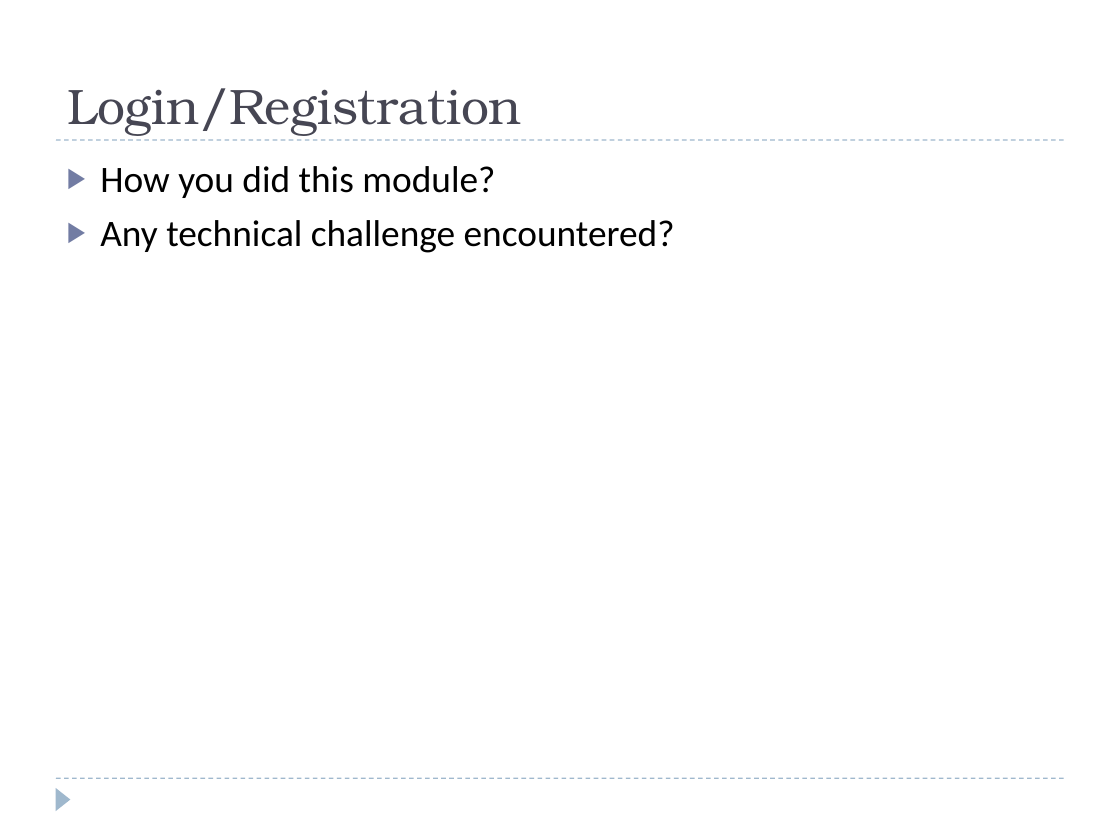
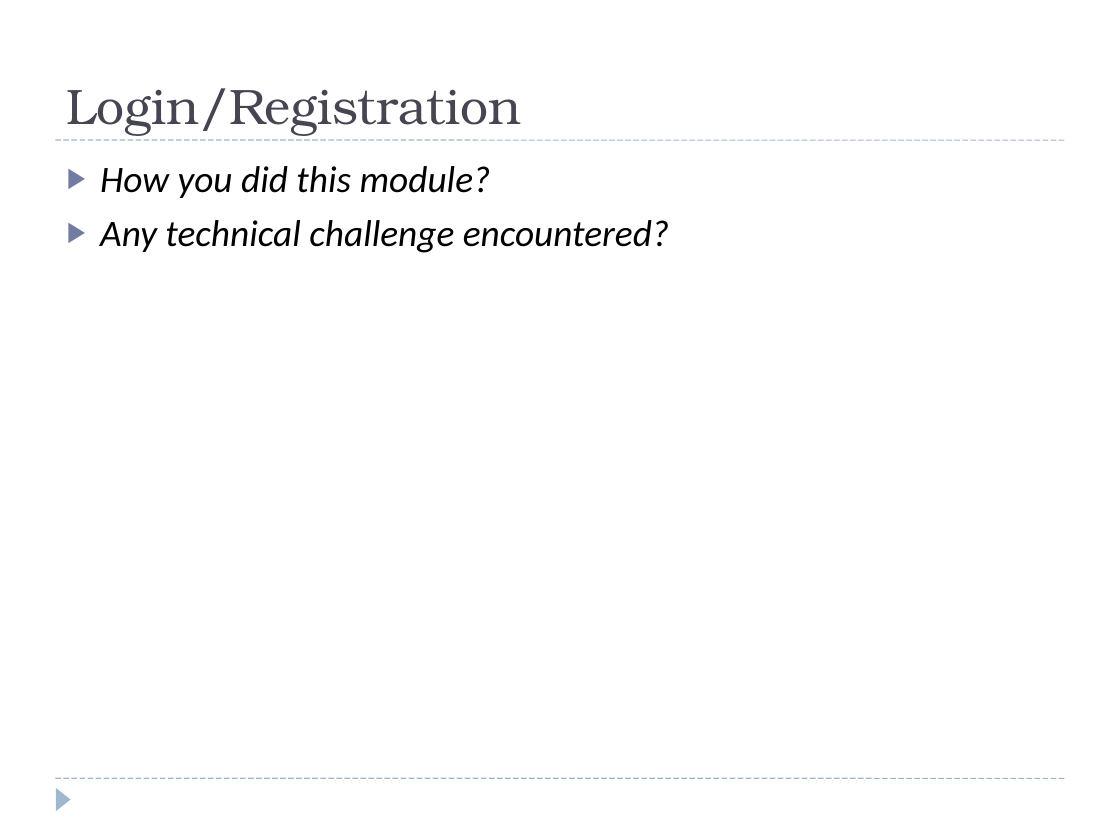
Before and after one commit to tomrcroft/cmpe174, a slide deck: slide 4 of Deliverables/PresentationOutline4partA.ppt. Drawn at 1120x840 pixels with LibreOffice and Linux fonts; fonts in the diff are those of the drawing. Boxes give left, top, right and bottom in pixels: in the first picture for what was removed or moved away, otherwise in the second. Text is boxed around its words. In the diff, an @@ line names an element or a change of style, - is before the commit and + after.

```diff
--- a/Deliverables/PresentationOutline4partA.ppt
+++ b/Deliverables/PresentationOutline4partA.ppt
@@ text "How you did this module?" at (x1=100, y1=166, x2=669, y2=253): italic on @@
```
Also in this commit, not shown: 6 other slides changed.
